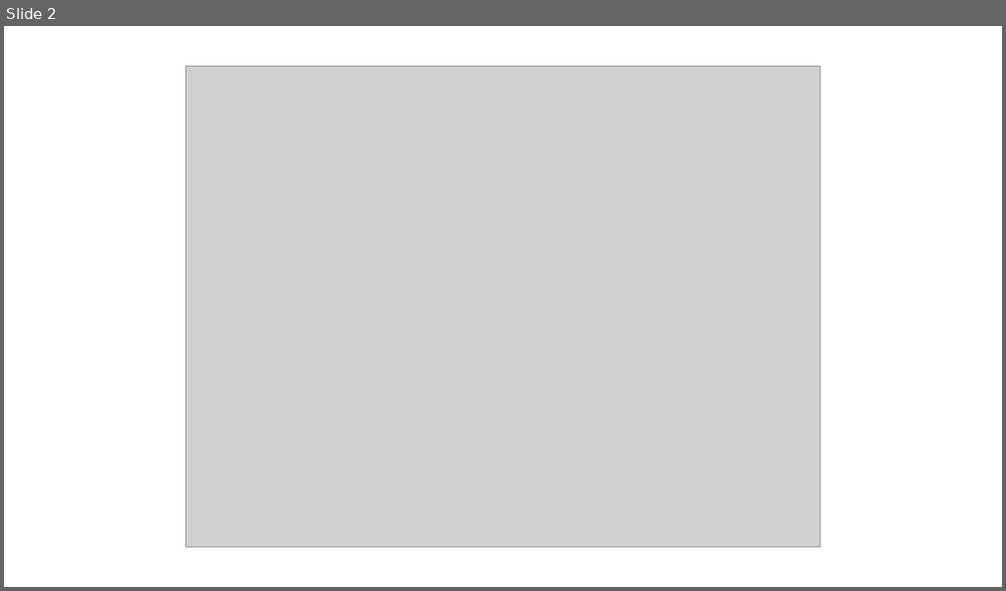
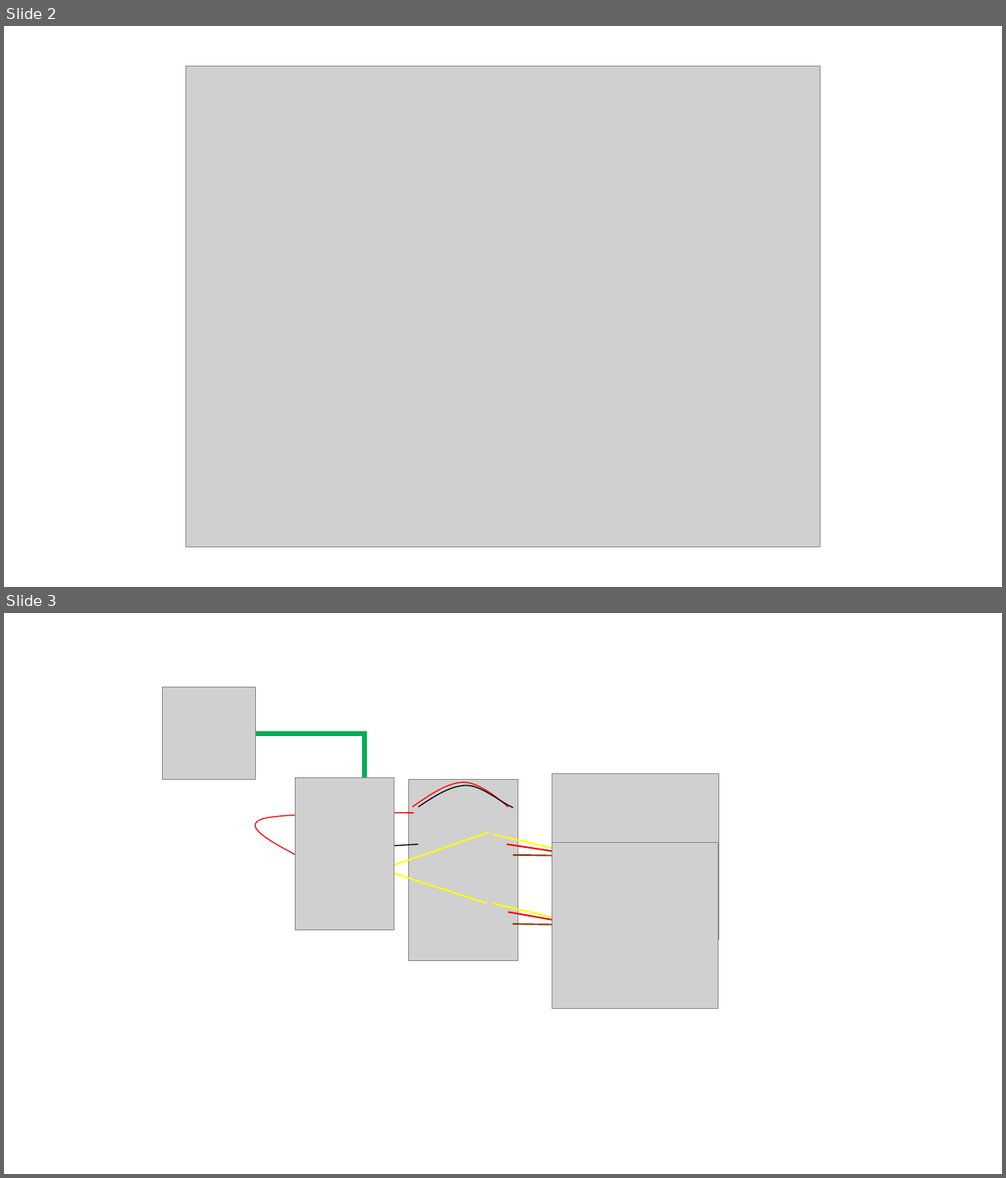
Before and after one commit to anibalfuentesjara/EL5004-Volleyball, a slide deck: esquematico.pptx. Shown one above the other, each under a label of ours: slide 2 before the commit, slides 2 and 3 after it. The pictures are 1006x591 and 1006x1178 pixels, drawn with LibreOffice and Linux fonts; fonts in the diff are those of the drawing; grey boxes stand for pictures. Boxes give left, top, right and bottom in pixels: in the first picture for what was removed or moved away, otherwise in the second. Text is boxed around its words. In the diff, an @@ line names an element or a change of style, - is before the commit and + after.

```diff
--- a/esquematico.pptx
+++ b/esquematico.pptx
@@ slide 3 added at [4,613,1002,1174], background #FFFFFF @@
@@ picture added at [163,687,256,780] @@
@@ elbow line added from (364, 780) to (256, 734), #00B050 4.5 pt @@
@@ picture added at [295,778,394,930] @@
@@ picture added at [409,780,518,961] @@
@@ freeform shape added at [413,782,509,807], outline #FF0000 1 pt @@
@@ picture added at [552,774,719,940] @@
@@ freeform shape added at [418,786,513,807], outline #000000 1 pt @@
@@ freeform shape added at [256,813,414,855], outline #FF0000 1 pt @@
@@ line added from (387, 846) to (418, 845), #000000 1 pt @@
@@ line added from (488, 833) to (392, 866), #FFFF00 1.5 pt @@
@@ line added from (566, 852) to (493, 835), #FFFF00 1.5 pt @@
@@ line added from (569, 854) to (507, 845), #FF0000 1.5 pt @@
@@ line added from (566, 855) to (513, 855), #843C0B 1.5 pt @@
@@ picture added at [552,843,718,1009] @@
@@ line added from (487, 904) to (390, 872), #FFFF00 1.5 pt @@
@@ line added from (565, 921) to (493, 904), #FFFF00 1.5 pt @@
@@ line added from (569, 923) to (508, 913), #FF0000 1.5 pt @@
@@ line added from (566, 925) to (513, 924), #843C0B 1.5 pt @@
```
Also in this commit, not shown: 1 other file.
